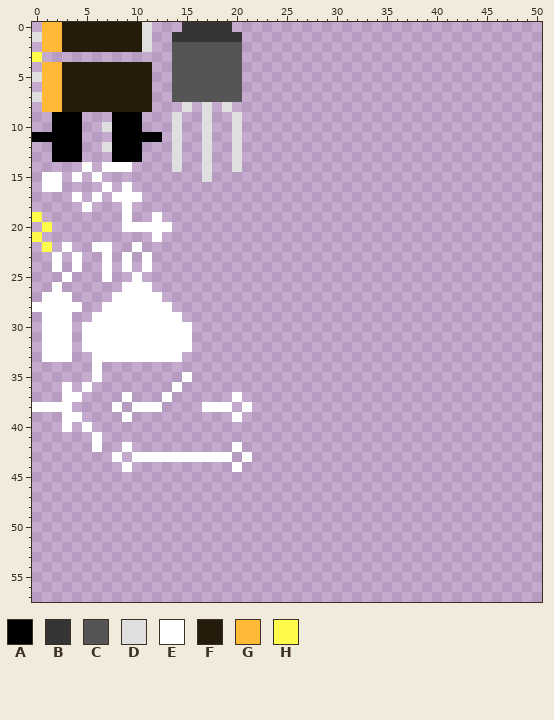
Sprite sheet: Unity/Sprites/components.png. That is the earlier state.
The file is 100x100 pixels. Colours within 5 levels of each other are drawn and written as one. Shown: x 0..50, y 0..57.
Palette (. is transparent): A #000000  B #353535  C #555555  D #dfdfdf  E #ffffff  F #241b0a  G #ffb937  H #fffb4b
Pixels before (only the part around the change), first column x 0:
 0 .GGFFFFFFFFD...BBBBB...............................
 1 DGGFFFFFFFFD..BBBBBBB..............................
 2 .GGFFFFFFFFD..CCCCCCC..............................
 3 H.............CCCCCCC..............................
 4 .GGFFFFFFFFF..CCCCCCC..............................
 5 DGGFFFFFFFFF..CCCCCCC..............................
 6 .GGFFFFFFFFF..CCCCCCC..............................
 7 DGGFFFFFFFFF..CCCCCCC..............................
 8 .GGFFFFFFFFF...D.D.D...............................
 9 ..AAA...AAA...D..D..D..............................
10 ..AAA..DAAA...D..D..D..............................
11 AAAAA...AAAAA.D..D..D..............................
12 ..AAA..DAAA...D..D..D..............................
13 ..AAA...AAA...D..D..D..............................
14 .....E.EEE....D..D..D..............................
15 .EE.E.E..........D.................................
16 .EE....E.E.........................................
17 ....E.E.EEE........................................
18 .....E...E.........................................
19 H........E..E......................................
20 .H.......EEEEE.....................................
21 H...........E......................................
22 .H.E..EE..E........................................
23 ..E.E..E.E.E.......................................
24 ..E.E..E.E.E.......................................
25 ...E...E..E........................................
26 ..E......EEE.......................................
27 .EEE....EEEEE......................................
28 EEEEE..EEEEEEE.....................................
29 .EEE..EEEEEEEEE....................................
30 .EEE.EEEEEEEEEEE...................................
31 .EEE.EEEEEEEEEEE...................................
32 .EEE.EEEEEEEEEEE...................................
33 .EEE..EEEEEEEEE....................................
34 ......E............................................
35 ......E........E...................................
36 ...E.E........E....................................
37 ...EE....E...E......E..............................
38 EEEE....E.EEE....EEE.E.............................
39 ...EE....E..........E..............................
40 ...E.E.............................................
41 ......E............................................
42 ......E..E..........E..............................
43 ........E.EEEEEEEEEE.E.............................
44 .........E..........E..............................
45 ...................................................
46 ...................................................
47 ...................................................
48 ...................................................
49 ...................................................
50 ...................................................
51 ...................................................
52 ...................................................
53 ...................................................
54 ...................................................
55 ...................................................
56 ...................................................
57 ...................................................
The same view after the edit:
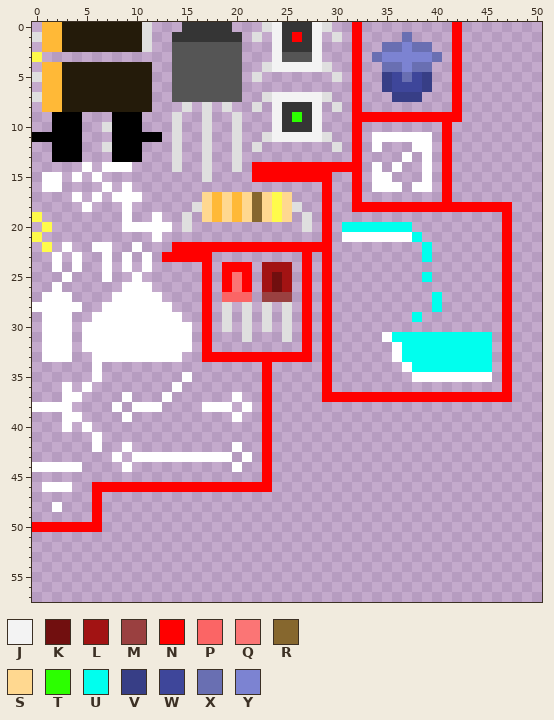
Colours new in this view: J #f3f3f3  K #710f0f  L #a21313  M #9a4040  N #ff0000  P #fb6565  Q #fb7575  R #86672e  S #ffd890  T #2cff00  U #00ffee  V #373e86  W #3e469a  X #696fb2  Y #7c83d2
Edits made:
y 0: x 23..29 ....... -> DJBBBJD; x 32 . -> N; x 42 . -> N
y 1: x 22 . -> D; x 24..28 ..... -> JBNBJ; x 30 . -> D; x 32 . -> N; x 37 . -> X; x 42 . -> N
y 2: x 24..28 ..... -> JBBBJ; x 32 . -> N; x 35..39 ..... -> XXYXX; x 42 . -> N
y 3: x 24..28 ..... -> JCCCJ; x 32 . -> N; x 34..40 ....... -> XYYYYYX; x 42 . -> N
y 4: x 23..29 ....... -> DJJJJJD; x 32 . -> N; x 35..39 ..... -> XXYXX; x 42 . -> N
y 5: x 22 . -> D; x 30 . -> D; x 32 . -> N; x 35..39 ..... -> VWXWV; x 42 . -> N
y 6: x 32 . -> N; x 35..39 ..... -> VWWWV; x 42 . -> N
y 7: x 23..29 ....... -> DJJJJJD; x 32 . -> N; x 36..38 ... -> VVV; x 42 . -> N
y 8: x 22 . -> D; x 24..28 ..... -> JBBBJ; x 30 . -> D; x 32 . -> N; x 42 . -> N
y 9: x 24..28 ..... -> JBTBJ; x 32..42 ........... -> NNNNNNNNNNN
y 10: x 24..28 ..... -> JBBBJ; x 32 . -> N; x 41 . -> N
y 11: x 23..29 ....... -> DJJJJJD; x 32 . -> N; x 34..39 ...... -> EEEEEE; x 41 . -> N
y 12: x 22 . -> D; x 30 . -> D; x 32 . -> N; x 34 . -> E; x 38..39 .. -> EE; x 41 . -> N
y 13: x 32 . -> N; x 37 . -> E; x 39 . -> E; x 41 . -> N
y 14: x 22..32 ........... -> NNNNNNNNNNN; x 34 . -> E; x 36 . -> E; x 39 . -> E; x 41 . -> N
y 15: x 22..29 ........ -> NNNNNNNN; x 32 . -> N; x 34..35 .. -> EE; x 39 . -> E; x 41 . -> N
y 16: x 29 . -> N; x 32 . -> N; x 34..36 ... -> EEE; x 38..39 .. -> EE; x 41 . -> N
y 17: x 17..25 ......... -> SGSGSRSHS; x 29 . -> N; x 32 . -> N; x 41 . -> N
y 18: x 16..26 ........... -> DSGSGSRSHSD; x 29 . -> N; x 32..47 ................ -> NNNNNNNNNNNNNNNN
y 19: x 15 . -> D; x 17..25 ......... -> SGSGSRSHS; x 27 . -> D; x 29 . -> N; x 47 . -> N
y 20: x 15 . -> D; x 27 . -> D; x 29 . -> N; x 31..37 ....... -> UUUUUUU; x 47 . -> N
y 21: x 29 . -> N; x 31..38 ........ -> EEEEEEEU; x 47 . -> N
y 22: x 14..29 ................ -> NNNNNNNNNNNNNNNN; x 39 . -> U; x 47 . -> N
y 23: x 13..17 ..... -> NNNNN; x 27 . -> N; x 29 . -> N; x 39 . -> U; x 47 . -> N
y 24: x 17 . -> N; x 19..21 ... -> NNN; x 23..25 ... -> LLL; x 27 . -> N; x 29 . -> N; x 47 . -> N
y 25: x 17 . -> N; x 19..21 ... -> NQN; x 23..25 ... -> LKL; x 27 . -> N; x 29 . -> N; x 39 . -> U; x 47 . -> N
y 26: x 17 . -> N; x 19..21 ... -> NQN; x 23..25 ... -> LKL; x 27 . -> N; x 29 . -> N; x 47 . -> N
y 27: x 17 . -> N; x 19..21 ... -> PPP; x 23..25 ... -> MMM; x 27 . -> N; x 29 . -> N; x 40 . -> U; x 47 . -> N
y 28: x 17 . -> N; x 19 . -> D; x 21 . -> D; x 23 . -> D; x 25 . -> D; x 27 . -> N; x 29 . -> N; x 40 . -> U; x 47 . -> N
y 29: x 17 . -> N; x 19 . -> D; x 21 . -> D; x 23 . -> D; x 25 . -> D; x 27 . -> N; x 29 . -> N; x 38 . -> U; x 47 . -> N
y 30: x 17 . -> N; x 19 . -> D; x 21 . -> D; x 23 . -> D; x 25 . -> D; x 27 . -> N; x 29 . -> N; x 47 . -> N
y 31: x 17 . -> N; x 21 . -> D; x 25 . -> D; x 27 . -> N; x 29 . -> N; x 35..45 ........... -> EUUUUUUUUUU; x 47 . -> N
y 32: x 17 . -> N; x 27 . -> N; x 29 . -> N; x 36..45 .......... -> EUUUUUUUUU; x 47 . -> N
y 33: x 17..27 ........... -> NNNNNNNNNNN; x 29 . -> N; x 36..45 .......... -> EUUUUUUUUU; x 47 . -> N
y 34: x 23 . -> N; x 29 . -> N; x 37..45 ......... -> EUUUUUUUU; x 47 . -> N
y 35: x 23 . -> N; x 29 . -> N; x 38..45 ........ -> EEEEEEEE; x 47 . -> N
y 36: x 23 . -> N; x 29 . -> N; x 47 . -> N
y 37: x 23 . -> N; x 29..47 ................... -> NNNNNNNNNNNNNNNNNNN
y 38..43: x 23 . -> N
y 44: x 0..4 ..... -> EEEEE; x 23 . -> N
y 45: x 23 . -> N
y 46: x 1..3 ... -> EEE; x 6..23 .................. -> NNNNNNNNNNNNNNNNNN
y 47: x 6 . -> N
y 48: x 2 . -> E; x 6 . -> N
y 49: x 6 . -> N
y 50: x 0..6 ....... -> NNNNNNN
Boxes around the changes in both pictures, in picture pixels (x1, y1, x2, y2):
added: (32, 22, 512, 532)
